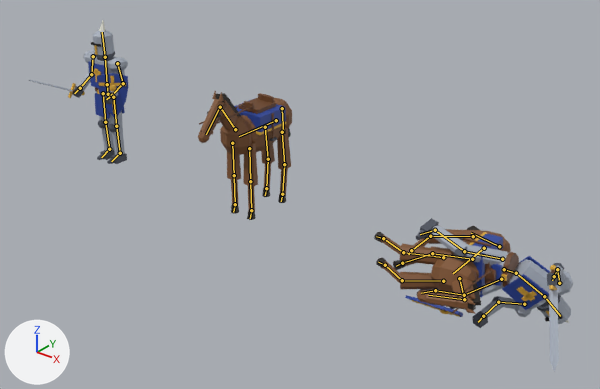
The Blender file art/knights.blend, before and after one commit.
Both versions are drawn from a camera (50 mm lens) standing at (6.01, -6.59, 4.51) and looking at (0.78, -0.05, 0.45). Every picture has the same lights, and +X, +Y and +Z are marked at lower left. The picture after the commit comes second. Both versions are drawn at frame 24 of the action 'knight_mounted_Death'; the numbers are the values there. The bones that bend it are drawn over the model as lines.

In view in the first picture: 'horse_mesh', 'knight_mesh', 'knight_mounted_mesh'.
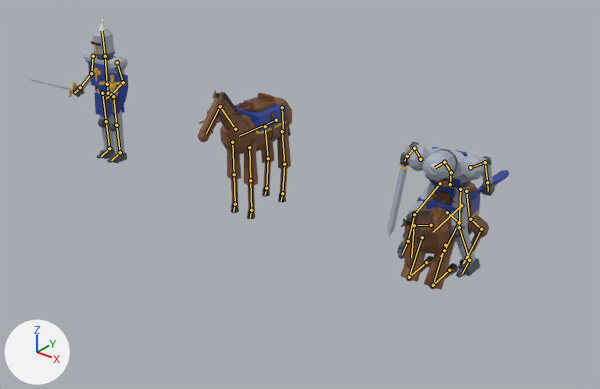
Diff of the bpy script that builds the scene:
```diff
--- a/art/knights.blend.py
+++ b/art/knights.blend.py
@@ bone_body @@
 bone_body = bpy.data.objects['knight_mounted'].pose.bones['Body']
-bone_body.location = (-0.3, 0.0, -0.75)
-bone_body.rotation_quaternion = (0.737, 0.0, -0.676, 0.0)  # degrees (0, -85, 0)
+bone_body.location = (0.0, 0.0, -0.351)
+bone_body.rotation_quaternion = (0.999, -0.017, -0.001, 0.035)  # degrees (-2, 0, 4)
@@ bone_neck @@
 bone_neck = bpy.data.objects['knight_mounted'].pose.bones['Neck']  # child of 'Body'
-bone_neck.rotation_quaternion = (0.976, 0.216, 0.0, 0.0)  # degrees (25, 0, 0)
+bone_neck.rotation_quaternion = (0.954, 0.301, 0.0, 0.0)  # degrees (35, 0, 0)
@@ bone_horsehead @@
 bone_horsehead = bpy.data.objects['knight_mounted'].pose.bones['HorseHead']  # child of 'Neck'
-bone_horsehead.rotation_quaternion = (0.996, 0.087, 0.0, 0.0)  # degrees (10, 0, 0)
+bone_horsehead.rotation_quaternion = (0.991, 0.131, 0.0, 0.0)  # degrees (15, 0, 0)
@@ bone_fl_up @@
 bone_fl_up = bpy.data.objects['knight_mounted'].pose.bones['FL_Up']  # child of 'Body'
-bone_fl_up.rotation_quaternion = (0.966, -0.259, 0.0, 0.0)  # degrees (-30, 0, 0)
+bone_fl_up.rotation_quaternion = (0.954, -0.301, 0.0, 0.0)  # degrees (-35, 0, 0)
@@ bone_fl_low @@
 bone_fl_low = bpy.data.objects['knight_mounted'].pose.bones['FL_Low']  # child of 'FL_Up'
-bone_fl_low.rotation_quaternion = (0.866, 0.5, 0.0, 0.0)  # degrees (60, 0, 0)
+bone_fl_low.rotation_quaternion = (0.5, 0.866, 0.0, 0.0)  # degrees (120, 0, 0)
@@ bone_fr_up @@
 bone_fr_up = bpy.data.objects['knight_mounted'].pose.bones['FR_Up']  # child of 'Body'
-bone_fr_up.rotation_quaternion = (0.991, -0.131, 0.0, 0.0)  # degrees (-15, 0, 0)
+bone_fr_up.rotation_quaternion = (0.954, -0.301, 0.0, 0.0)  # degrees (-35, 0, 0)
@@ bone_fr_low @@
 bone_fr_low = bpy.data.objects['knight_mounted'].pose.bones['FR_Low']  # child of 'FR_Up'
-bone_fr_low.rotation_quaternion = (0.94, 0.342, 0.0, 0.0)  # degrees (40, 0, 0)
+bone_fr_low.rotation_quaternion = (0.5, 0.866, 0.0, 0.0)  # degrees (120, 0, 0)
@@ bone_bl_up @@
 bone_bl_up = bpy.data.objects['knight_mounted'].pose.bones['BL_Up']  # child of 'Body'
-bone_bl_up.rotation_quaternion = (0.985, -0.174, 0.0, 0.0)  # degrees (-20, 0, 0)
+bone_bl_up.rotation_quaternion = (0.924, 0.383, 0.0, 0.0)  # degrees (45, 0, 0)
@@ bone_bl_low @@
 bone_bl_low = bpy.data.objects['knight_mounted'].pose.bones['BL_Low']  # child of 'BL_Up'
-bone_bl_low.rotation_quaternion = (0.94, -0.342, 0.0, 0.0)  # degrees (-40, 0, 0)
+bone_bl_low.rotation_quaternion = (0.643, -0.766, 0.0, 0.0)  # degrees (-100, 0, 0)
@@ bone_br_up @@
 bone_br_up = bpy.data.objects['knight_mounted'].pose.bones['BR_Up']  # child of 'Body'
-bone_br_up.rotation_quaternion = (0.954, -0.301, 0.0, 0.0)  # degrees (-35, 0, 0)
+bone_br_up.rotation_quaternion = (0.924, 0.383, 0.0, 0.0)  # degrees (45, 0, 0)
@@ bone_br_low @@
 bone_br_low = bpy.data.objects['knight_mounted'].pose.bones['BR_Low']  # child of 'BR_Up'
-bone_br_low.rotation_quaternion = (0.906, -0.423, 0.0, 0.0)  # degrees (-50, 0, 0)
+bone_br_low.rotation_quaternion = (0.643, -0.766, 0.0, 0.0)  # degrees (-100, 0, 0)
@@ bone_spine @@
 bone_spine = bpy.data.objects['knight_mounted'].pose.bones['Spine']  # child of 'Hips'
-bone_spine.rotation_quaternion = (0.91, -0.16, 0.066, -0.377)  # degrees (-20, 0, -45)
+bone_spine.rotation_quaternion = (0.903, 0.421, 0.079, -0.037)  # degrees (50, 10, 0)
@@ bone_head @@
 bone_head = bpy.data.objects['knight_mounted'].pose.bones['Head']  # child of 'Spine'
-bone_head.rotation_quaternion = (0.981, -0.086, 0.015, -0.173)  # degrees (-10, 0, -20)
+bone_head.rotation_quaternion = (0.976, 0.216, 0.0, 0.0)  # degrees (25, 0, 0)
@@ bone_upperarm_l @@
 bone_upperarm_l = bpy.data.objects['knight_mounted'].pose.bones['UpperArm.L']  # child of 'Spine'
-bone_upperarm_l.rotation_quaternion = (0.966, 0.082, 0.0, -0.245)  # degrees (9, 2, -28)
+bone_upperarm_l.rotation_quaternion = (0.966, 0.233, 0.082, 0.078)  # degrees (28, 7, 11)
@@ bone_upperarm_r @@
 bone_upperarm_r = bpy.data.objects['knight_mounted'].pose.bones['UpperArm.R']  # child of 'Spine'
-bone_upperarm_r.rotation_quaternion = (0.951, -0.104, -0.001, 0.29)  # degrees (-11, 3, 34)
+bone_upperarm_r.rotation_quaternion = (0.939, 0.332, -0.024, 0.085)  # degrees (38, -6, 8)
```

Pixel boxes [x1, y1, x2, y2] of what changed, in the pictures (600 x 389 px):
'knight_mounted_mesh', posed (38% narrower): before [374, 218, 573, 371]; after [387, 142, 509, 290]
'horse_mesh', posed: before [198, 91, 292, 220]; after [198, 90, 292, 219]
'knight_mesh', posed: before [29, 20, 128, 164]; after [29, 19, 128, 163]
bone 'Body', root to tip: before (484, 248) to (453, 273); after (461, 205) to (433, 232)
bone 'Neck', root to tip: before (459, 278) to (464, 299); after (431, 225) to (414, 225)
bone 'HorseHead', root to tip: before (464, 299) to (428, 295); after (414, 225) to (411, 257)
bone 'FL_Up', root to tip: before (443, 281) to (402, 280); after (445, 245) to (433, 285)
bone 'FL_Low', root to tip: before (402, 280) to (385, 265); after (433, 285) to (449, 270)
bone 'FR_Up', root to tip: before (443, 257) to (403, 252); after (422, 237) to (409, 277)
bone 'FR_Low', root to tip: before (403, 252) to (383, 238); after (409, 277) to (426, 262)
bone 'BL_Up', root to tip: before (472, 259) to (432, 253); after (470, 219) to (481, 229)
bone 'BL_Low', root to tip: before (432, 253) to (402, 263); after (481, 229) to (467, 257)
bone 'BR_Up', root to tip: before (473, 236) to (430, 236); after (447, 212) to (459, 222)
bone 'BR_Low', root to tip: before (430, 236) to (411, 250); after (459, 222) to (444, 250)
bone 'Spine', root to tip: before (516, 273) to (544, 296); after (451, 172) to (444, 162)
bone 'Head', root to tip: before (544, 296) to (560, 316); after (444, 162) to (435, 167)
bone 'UpperArm.L', root to tip: before (524, 304) to (498, 302); after (470, 167) to (485, 162)
bone 'UpperArm.R', root to tip: before (559, 283) to (557, 269); after (420, 159) to (414, 148)
